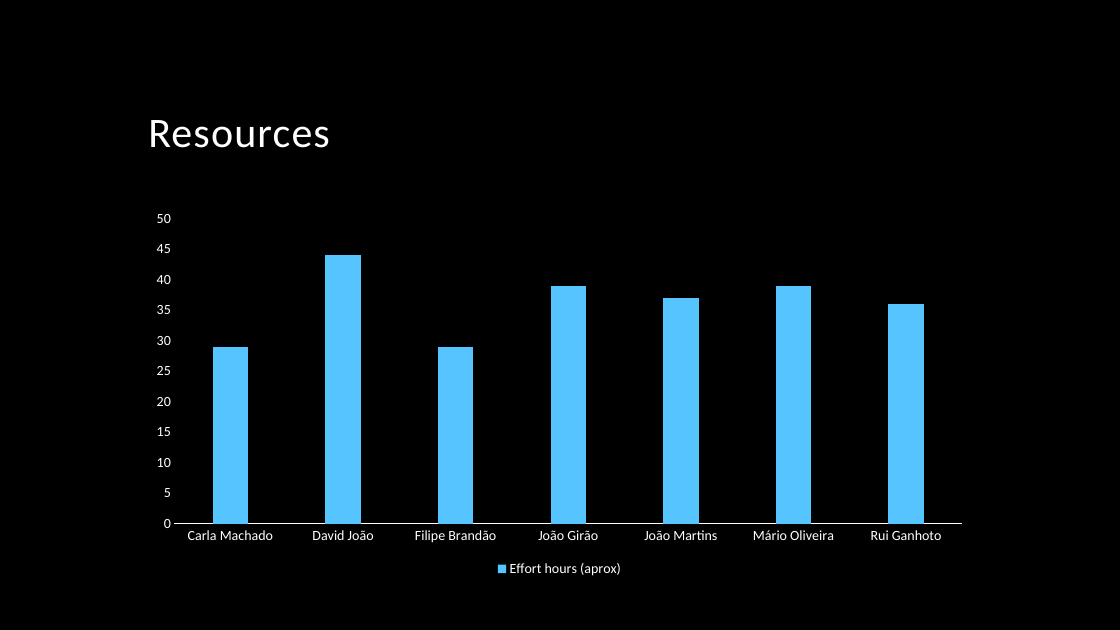
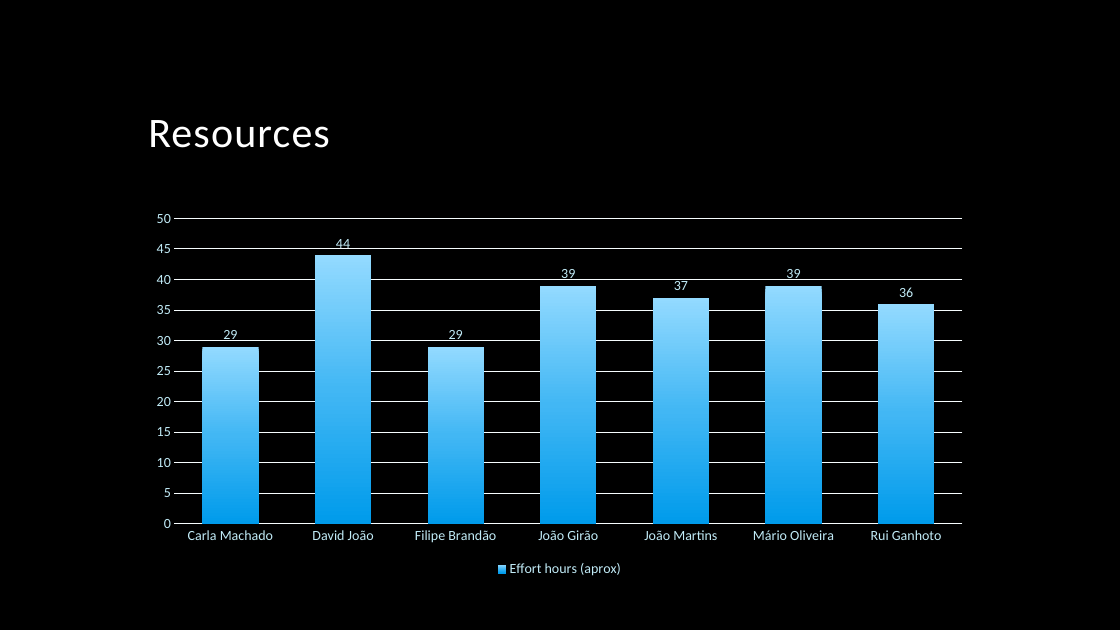
Before and after one commit to jmgirao/projetosoftware1213, a slide deck: slide 15 of Docs/Project documentation/KOM.pptx. Drawn at 1120x630 pixels with LibreOffice and Linux fonts; fonts in the diff are those of the drawing; background and template pictures are left out. Boxes give left, top, right and bottom in pixels: in the first picture for what was removed or moved away, otherwise in the second. Text is boxed around its words. In the diff, an @@ line names an element or a change of style, - is before the commit and + after.

Commit message:
Small updates to KOM.pptx

```diff
--- a/Docs/Project documentation/KOM.pptx
+++ b/Docs/Project documentation/KOM.pptx
@@ column chart at (x1=139, y1=202, x2=979, y2=581) @@
@@ colour of Effort hours (aprox) #56C5FF to gradient #93DAFF to #42B7F4 to #009BEB @@
@@ data labels of Effort hours (aprox) added @@
@@ legend changed @@
@@ category axis changed @@
@@ value axis changed @@
@@ bar spacing changed @@
```
Also in this commit, not shown: 4 other slides changed.
